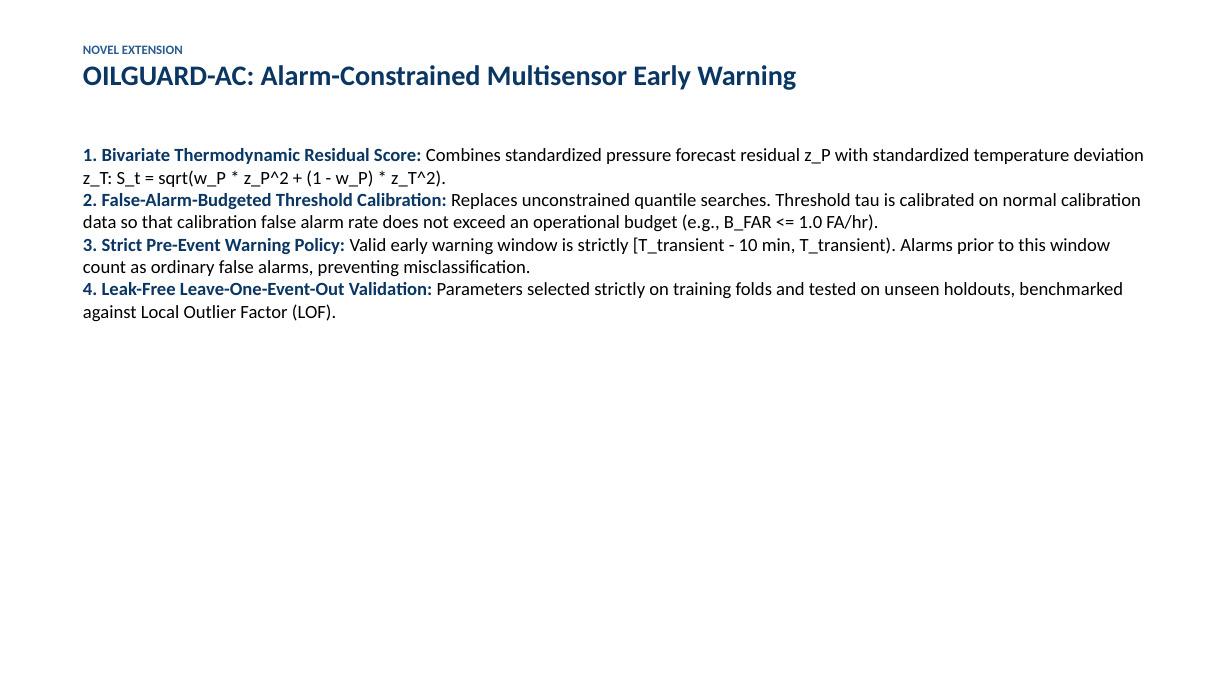
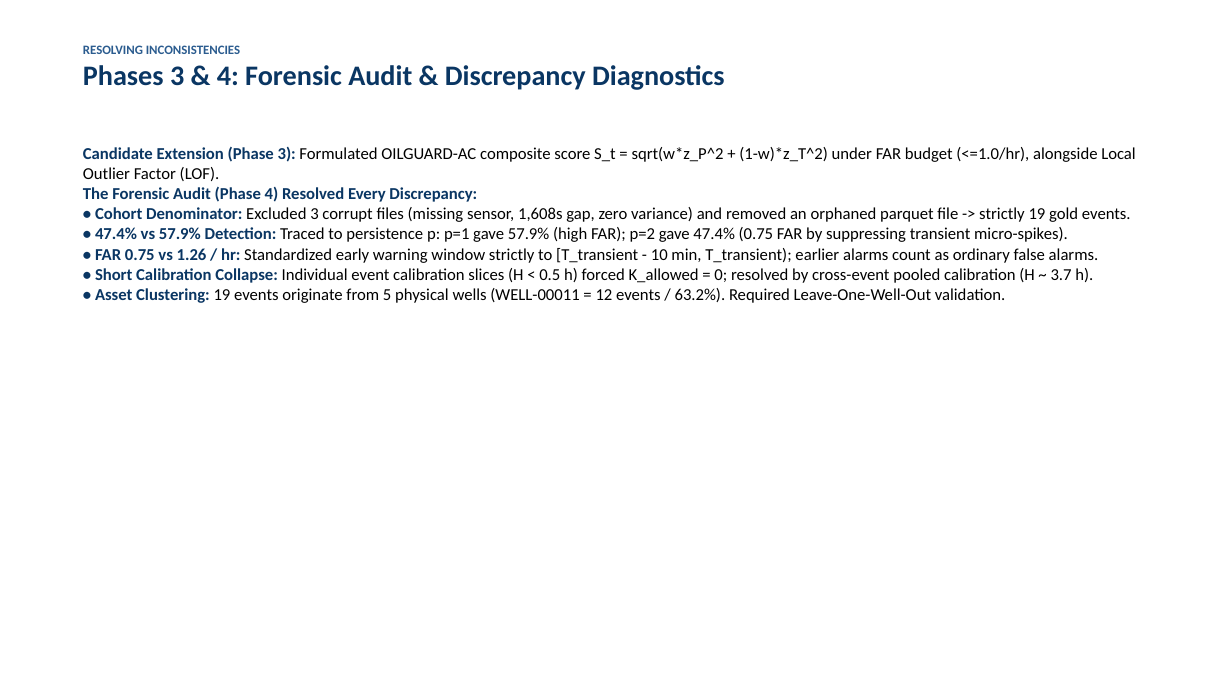
Before and after one commit to Ravva-78/tsa-oilguard, a slide deck: slide 5 of report/OILGUARD_Presentation.pptx (slide 6 before the commit). Drawn at 1232x693 pixels with LibreOffice and Linux fonts; fonts in the diff are those of the drawing. Boxes give left, top, right and bottom in pixels: in the first picture for what was removed or moved away, otherwise in the second. Text is boxed around its words. In the diff, an @@ line names an element or a change of style, - is before the commit and + after.

Commit message:
Restructure Technical Report and Slides into chronological 5-stage research journey: what was tried, results obtained, paradoxes discovered, and reconciled multi-protocol findings

```diff
--- a/report/OILGUARD_Presentation.pptx
+++ b/report/OILGUARD_Presentation.pptx
@@ text at box(83, 45, 725, 90): text changed @@
-NOVEL EXTENSION
-OILGUARD-AC: Alarm-Constrained Multisensor Early Warning
+RESOLVING INCONSISTENCIES
+Phases 3 & 4: Forensic Audit & Discrepancy Diagnostics
@@ text at box(83, 147, 1135, 303): text changed; size 14.5 to 13 pt @@
-1. Bivariate Thermodynamic Residual Score: Combines standardized pressure forecast residual z_P with standardized temperature deviation z_T: S_t = sqrt(w_P * z_P^2 + (1 - w_P) * z_T^2).
-2. False-Alarm-Budgeted Threshold Calibration: Replaces unconstrained quantile searches. Threshold tau is calibrated on normal calibration data so that calibration false alarm rate does not exceed an operational budget (e.g., B_FAR <= 1.0 FA/hr).
-3. Strict Pre-Event Warning Policy: Valid early warning window is strictly [T_transient - 10 min, T_transient). Alarms prior to this window count as ordinary false alarms, preventing misclassification.
-4. Leak-Free Leave-One-Event-Out Validation: Parameters selected strictly on training folds and tested on unseen holdouts, benchmarked against Local Outlier Factor (LOF).
+Candidate Extension (Phase 3): Formulated OILGUARD-AC composite score S_t = sqrt(w*z_P^2 + (1-w)*z_T^2) under FAR budget (<=1.0/hr), alongside Local Outlier Factor (LOF).
+The Forensic Audit (Phase 4) Resolved Every Discrepancy:
+• Cohort Denominator: Excluded 3 corrupt files (missing sensor, 1,608s gap, zero variance) and removed an orphaned parquet file -> strictly 19 gold events.
+• 47.4% vs 57.9% Detection: Traced to persistence p: p=1 gave 57.9% (high FAR); p=2 gave 47.4% (0.75 FAR by suppressing transient micro-spikes).
+• FAR 0.75 vs 1.26 / hr: Standardized early warning window strictly to [T_transient - 10 min, T_transient); earlier alarms count as ordinary false alarms.
+• Short Calibration Collapse: Individual event calibration slices (H < 0.5 h) forced K_allowed = 0; resolved by cross-event pooled calibration (H ~ 3.7 h).
+• Asset Clustering: 19 events originate from 5 physical wells (WELL-00011 = 12 events / 63.2%). Required Leave-One-Well-Out validation.
```
Also in this commit, not shown: 4 other slides changed, 3 slides added, 3 slides removed, 3 other files.
